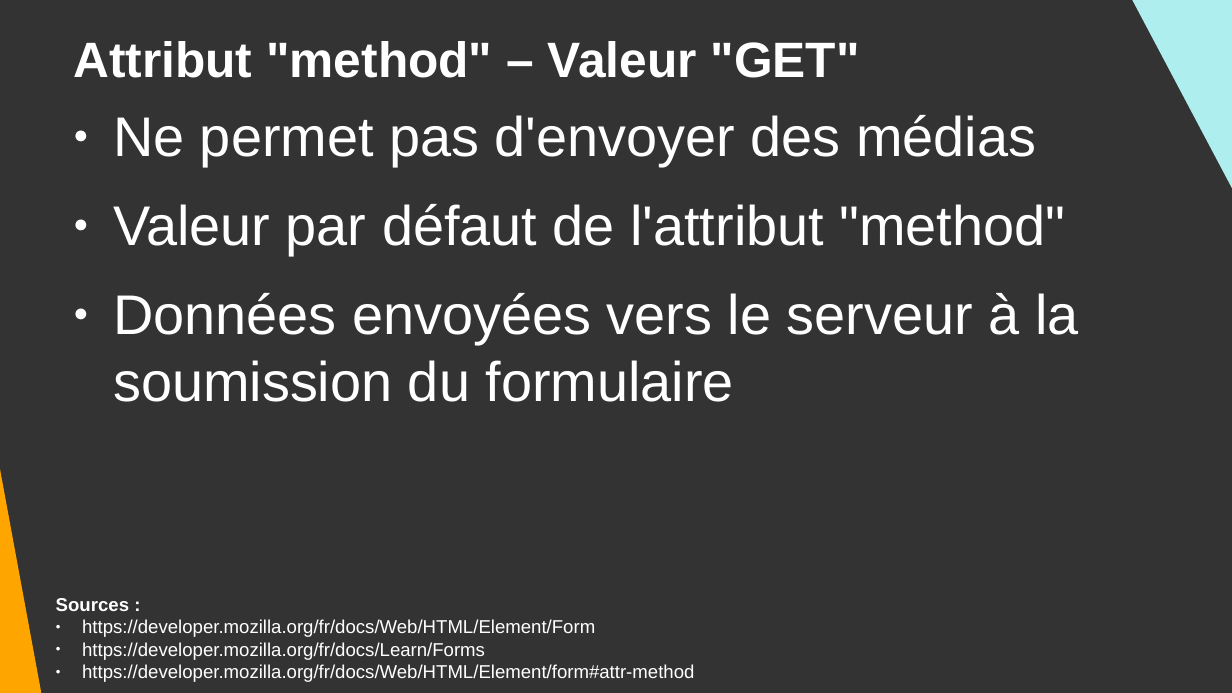
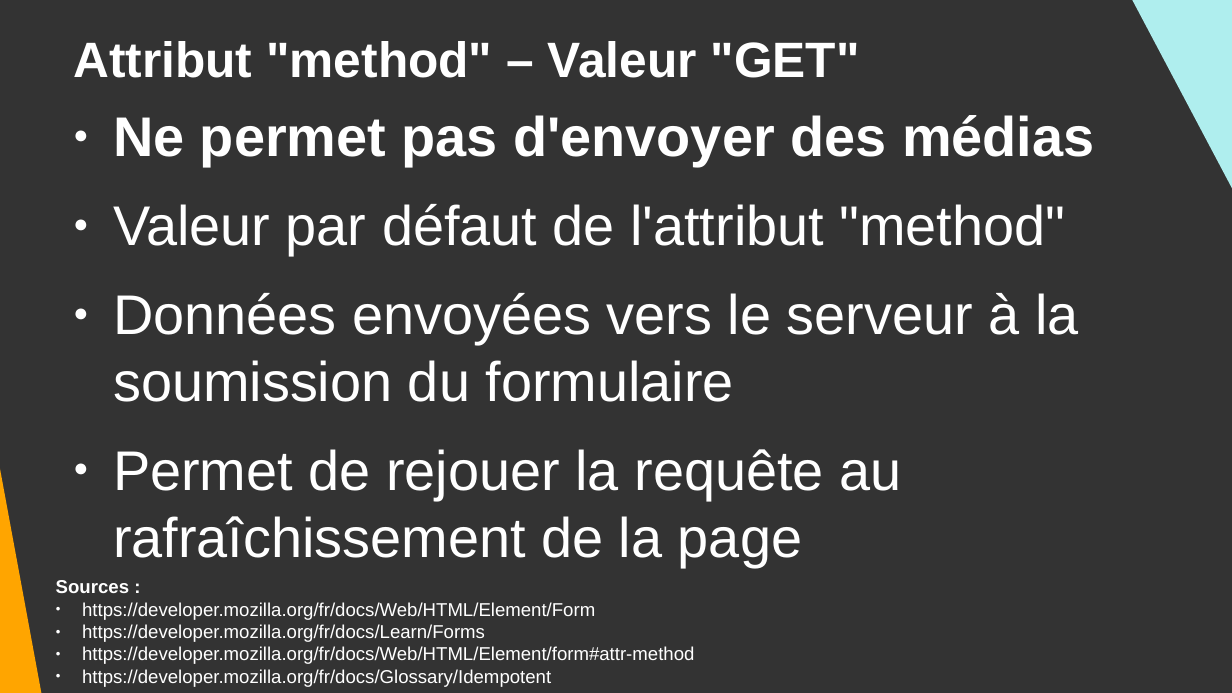
Before and after one commit to DanYellow/cours, a slide deck: slide 11 of integration-web-s1/travaux-pratiques/numero-3/presentation.odp. Drawn at 1232x693 pixels with LibreOffice and Linux fonts; fonts in the diff are those of the drawing. Boxes give left, top, right and bottom in pixels: in the first picture for what was removed or moved away, otherwise in the second. Text is boxed around its words. In the diff, an @@ line names an element or a change of style, - is before the commit and + after.

```diff
--- a/integration-web-s1/travaux-pratiques/numero-3/presentation.odp
+++ b/integration-web-s1/travaux-pratiques/numero-3/presentation.odp
@@ text at [113,115,1094,166]: bold on in "Ne permet pas d'envoyer des médias" @@
@@ text at [113,449,901,567]: paragraph added @@
+● Permet de rejouer la requête au rafraîchissement de la page
@@ text "Sources :": place and size @@
-text "Sources :" at [56,598,694,682]
+text "Sources :" at [56,580,694,687]
@@ text at [82,669,551,687]: paragraph added @@
+● https://developer.mozilla.org/fr/docs/Glossary/Idempotent
```
Also in this commit, not shown: 12 other slides changed, 1 slide added, 7 other files.
